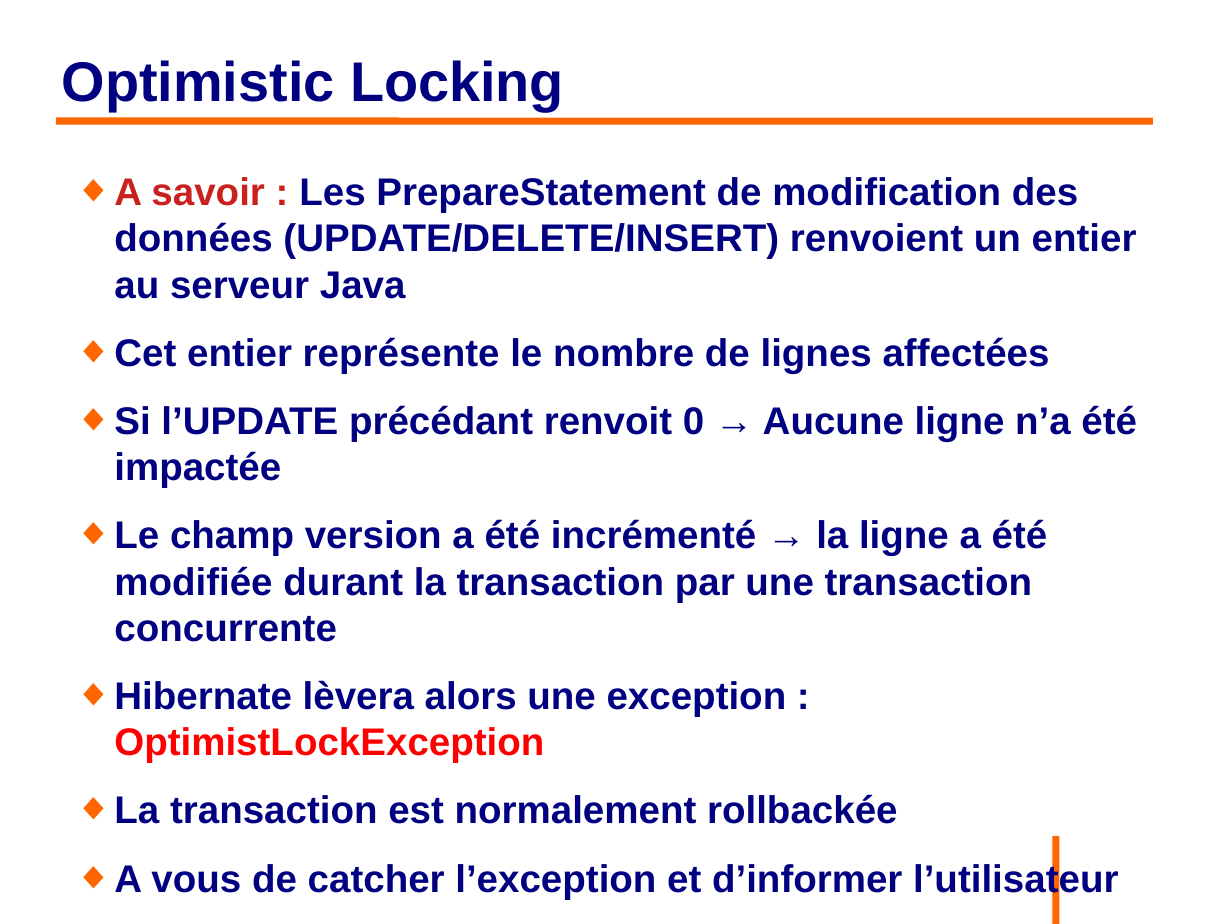
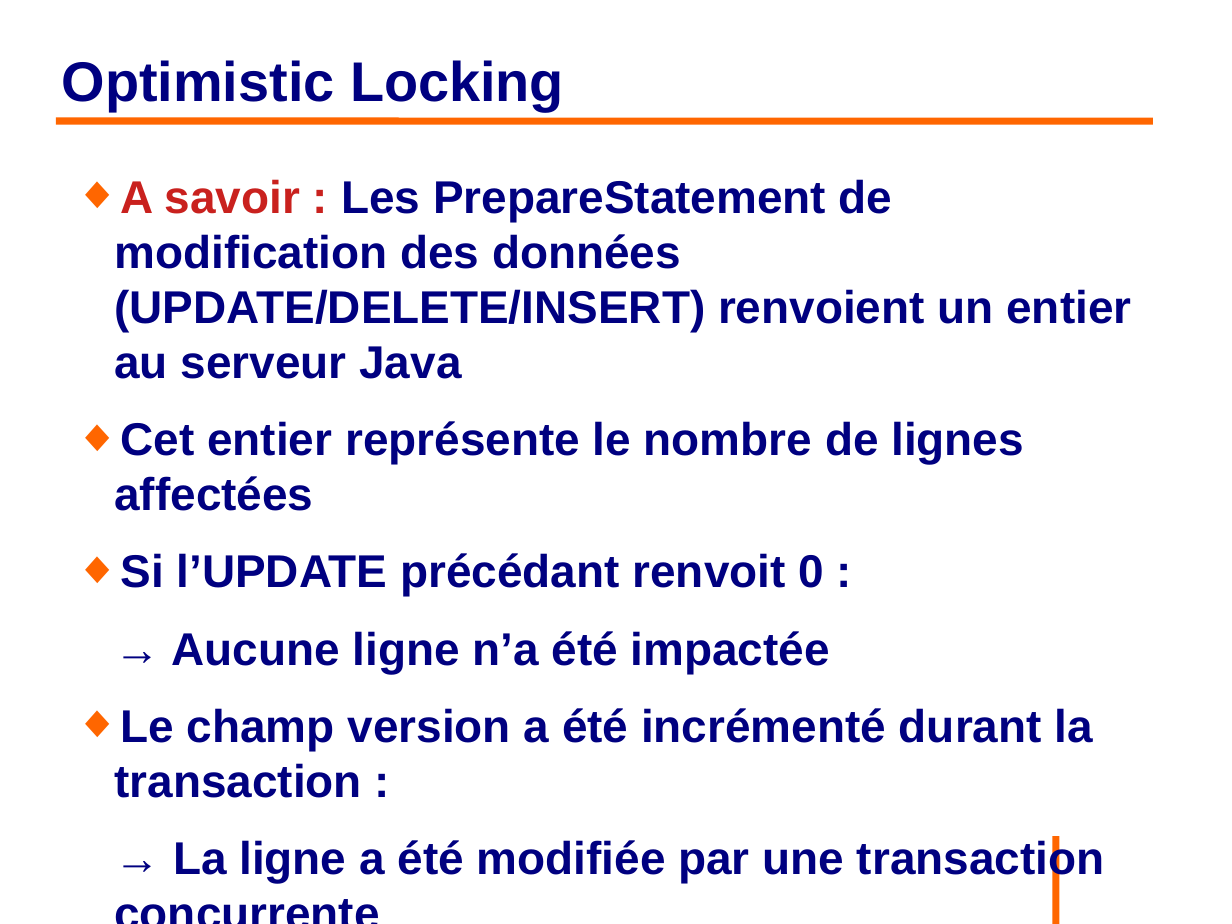
Before and after one commit to philphils/formation-hibernate-avancee, a slide deck: slide 97 of Documentation/diapo_formation_hibernate_avancee.odp (slide 96 before the commit). Drawn at 1232x924 pixels with LibreOffice and Linux fonts; fonts in the diff are those of the drawing; background and template pictures are left out. Boxes give left, top, right and bottom in pixels: in the first picture for what was removed or moved away, otherwise in the second. Text is boxed around its words. In the diff, an @@ line names an element or a change of style, - is before the commit and + after.

Commit message:
Relecture diapo partie Pessimistic locking

```diff
--- a/Documentation/diapo_formation_hibernate_avancee.odp
+++ b/Documentation/diapo_formation_hibernate_avancee.odp
@@ text at (114, 179, 1131, 511): size 24.8 to 29.6 pt in "A savoir : Les PrepareStatement de modification ...", "Cet entier représente le nombre de lignes ..." @@
@@ text at (114, 553, 1104, 883): text changed; size 24.8 to 29.6 pt @@
-◆ Si l’UPDATE précédant renvoit 0 → Aucune ligne n’a été impactée
-◆ Le champ version a été incrémenté → la ligne a été modifiée durant la transaction par une transaction concurrente
-◆ Hibernate lèvera alors une exception : OptimistLockException
-◆ La transaction est normalement rollbackée
-◆ A vous de catcher l’exception et d’informer l’utilisateur
+◆ Si l’UPDATE précédant renvoit 0 :
+→ Aucune ligne n’a été impactée
+◆ Le champ version a été incrémenté durant la transaction :
+→ La ligne a été modifiée par une transaction concurrente
```
Also in this commit, not shown: 23 other slides changed, 6 slides added, 2 slides removed.
